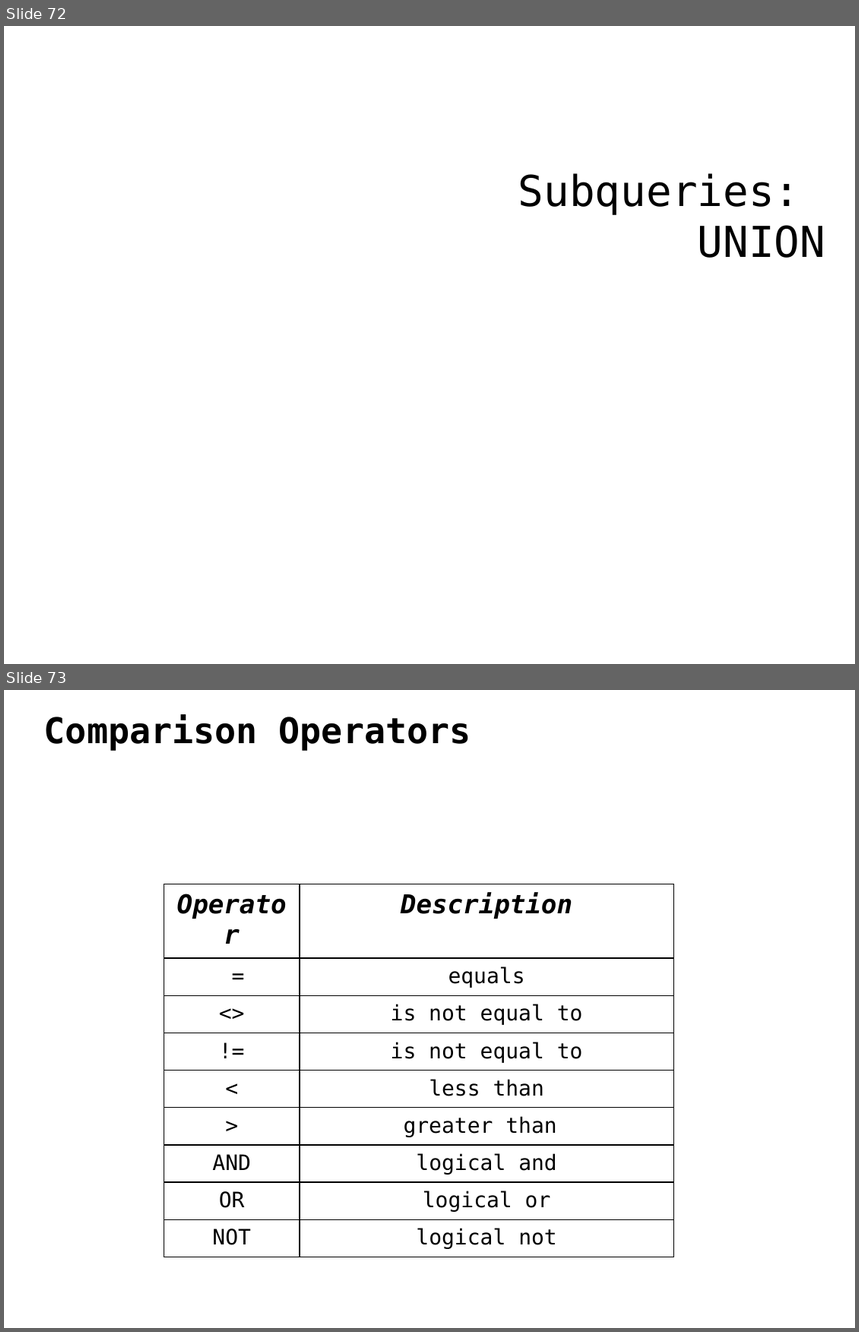
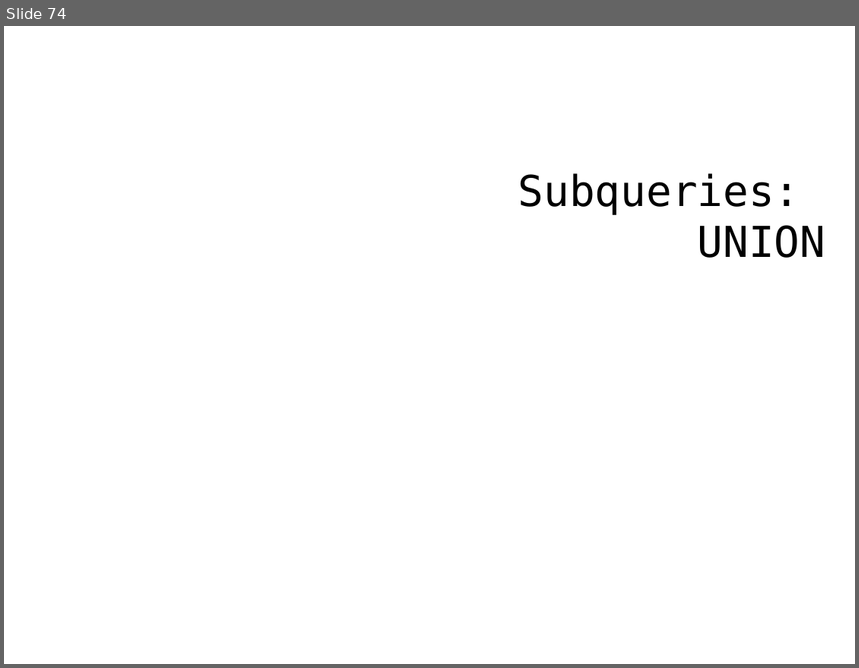
Before and after one commit to ipeirotis/introduction-to-databases, a slide deck: C-SQL.pptx. Shown one above the other, each under a label of ours: slides 72 and 73 before the commit, slide 74 after it. The pictures are 859x1332 and 859x668 pixels, drawn with LibreOffice and Linux fonts; fonts in the diff are those of the drawing. Boxes give left, top, right and bottom in pixels: in the first picture for what was removed or moved away, otherwise in the second. Text is boxed around its words. In the diff, an @@ line names an element or a change of style, - is before the commit and + after.

```diff
--- a/C-SQL.pptx
+++ b/C-SQL.pptx
@@ slide 73 removed at (4, 690, 855, 1328), background #FFFFFF @@
@@ text removed at (44, 714, 471, 751) @@
-Comparison Operators
@@ table removed at (164, 884, 673, 1252), 9 rows, 2 columns @@
-Operator | Description
-= | equals
-<> | is not equal to
-!= | is not equal to
-< | less than
-> | greater than
-AND | logical and
-OR | logical or
-NOT | logical not
@@ what was slide 72 is now slide 74 @@
```
Also in this commit, not shown: 3 slides changed, 2 slides added, 1 other slide removed.
